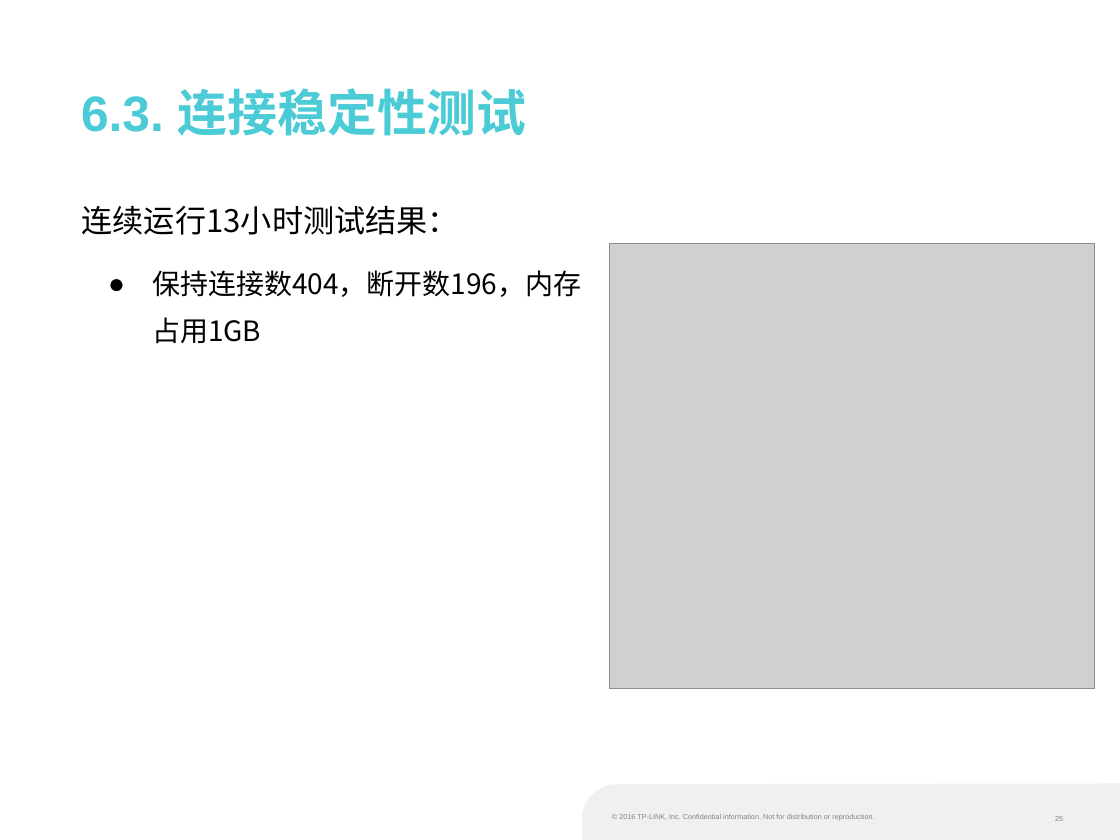
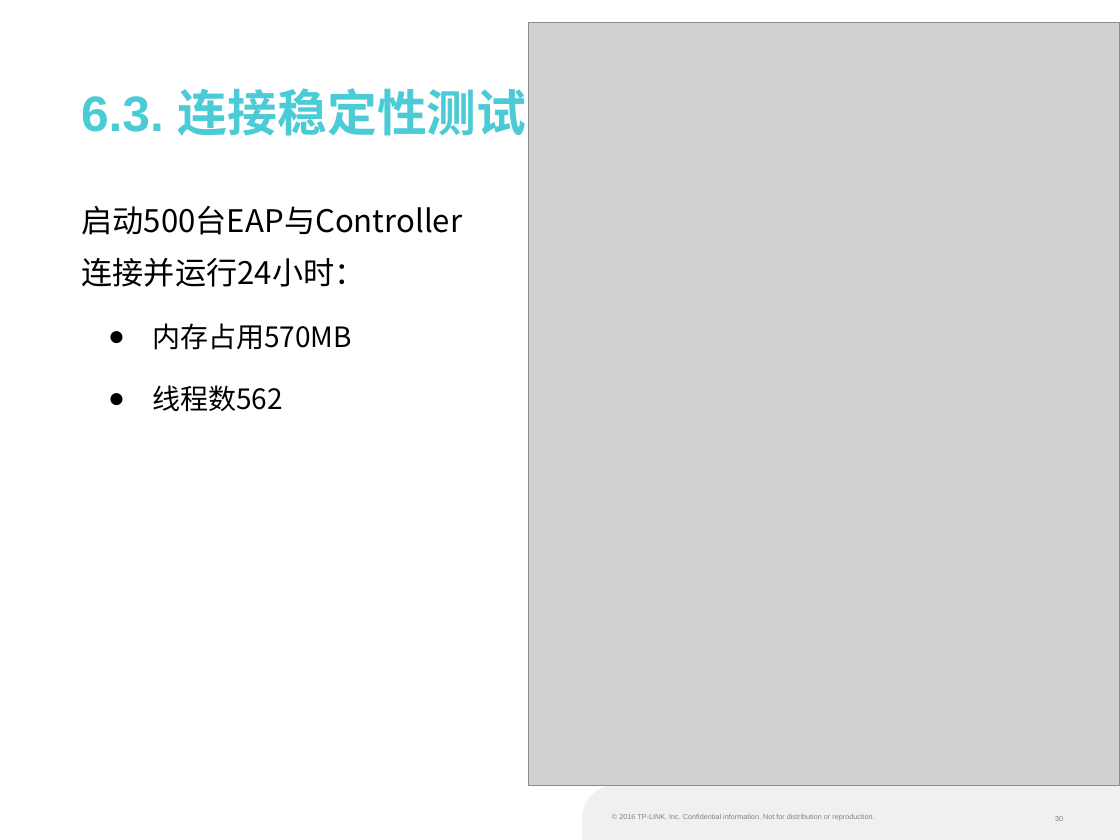
Before and after one commit to liufangri/eapsimulator, a slide deck: slide 30 of docs/培训课题/W10582孙晓宇.pptx (slide 25 before the commit). Drawn at 1120x840 pixels with LibreOffice and Linux fonts; fonts in the diff are those of the drawing; grey boxes stand for pictures; background and template pictures are left out. Boxes give left, top, right and bottom in pixels: in the first picture for what was removed or moved away, otherwise in the second. Text is boxed around its words. In the diff, an @@ line names an element or a change of style, - is before the commit and + after.

```diff
--- a/docs/培训课题/W10582孙晓宇.pptx
+++ b/docs/培训课题/W10582孙晓宇.pptx
@@ picture: place and size @@
-picture at (610, 243, 1095, 688)
+picture at (529, 22, 1120, 785)
@@ text at (82, 206, 463, 412): text changed; size 18 to 20 pt @@
-连续运行13小时测试结果：
-  ● 保持连接数404，断开数196，内存占用1GB
+启动500台EAP与Controller连接并运行24小时：
+  ● 内存占用570MB
+  ● 线程数562
```
Also in this commit, not shown: 16 other slides changed, 6 slides added, 1 slide removed, 6 other files.
